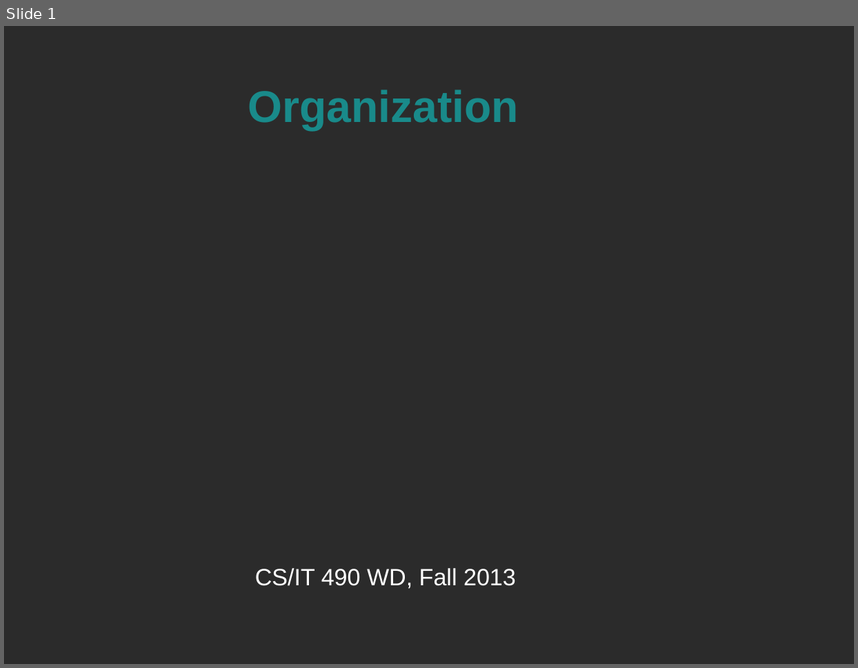
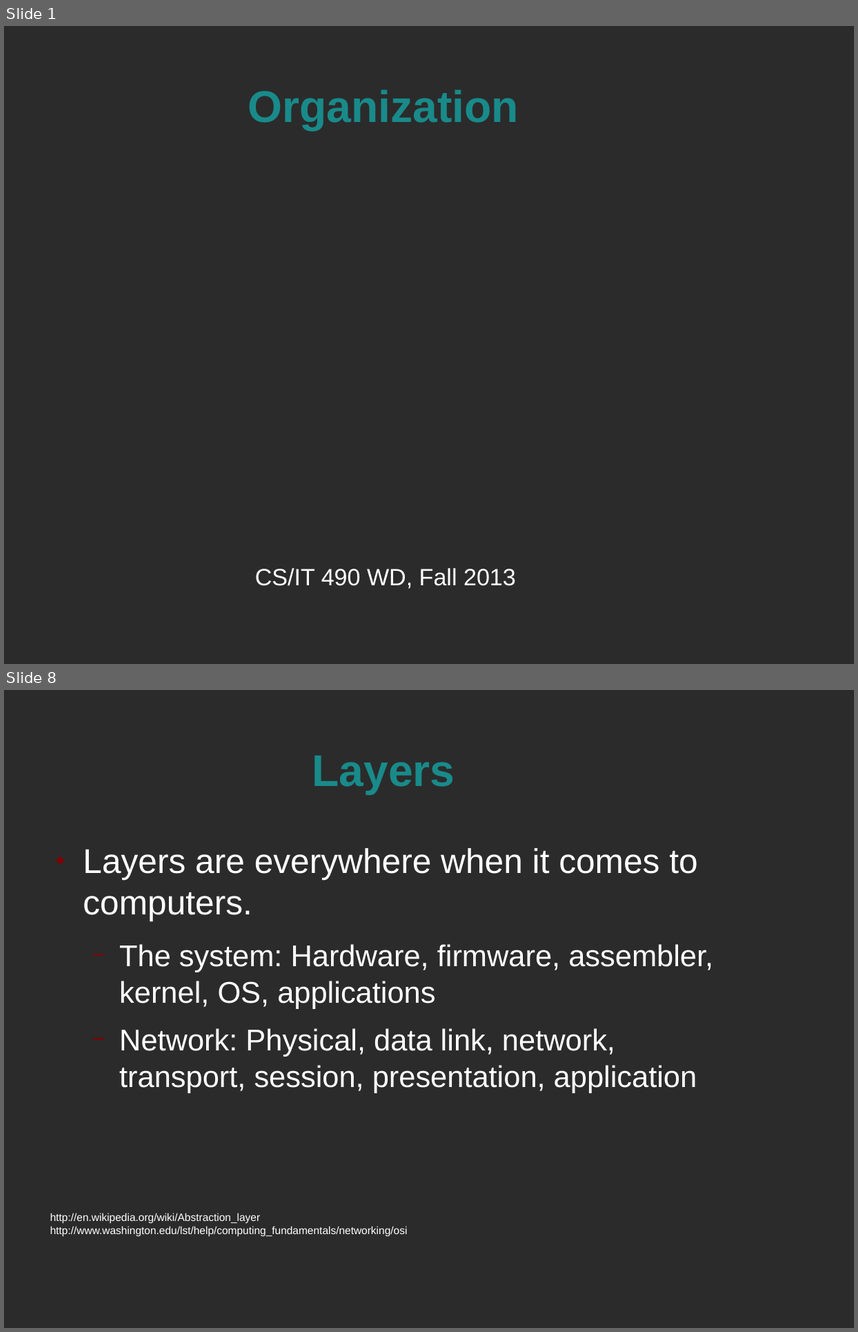
Before and after one commit to spellbindguy/Web-Development, a slide deck: Lectures/05 PHP/Organization.odp. Shown one above the other, each under a label of ours: slide 1 before the commit, slides 1 and 8 after it; the slides between them are not shown. The pictures are 858x668 and 858x1332 pixels, drawn with LibreOffice and Linux fonts; fonts in the diff are those of the drawing; background and template pictures are left out; a plain dark background stands for a picture behind light text. Boxes give left, top, right and bottom in pixels: in the first picture for what was removed or moved away, otherwise in the second. Text is boxed around its words. In the diff, an @@ line names an element or a change of style, - is before the commit and + after.

Commit message:
Layers and Frameworks, whee

```diff
--- a/Lectures/05 PHP/Organization.odp
+++ b/Lectures/05 PHP/Organization.odp
@@ slide 8 added at (4, 690, 854, 1328), background picture (left out) @@
@@ title added at (312, 756, 455, 794), 41.4 pt, text #198A8A, bold @@
+Layers
@@ text added at (83, 848, 713, 1093), 28 pt, text #FFFFFF @@
+● Layers are everywhere when it comes to computers.
+  − The system: Hardware, firmware, assembler, kernel, OS, applications
+  − Network: Physical, data link, network, transport, session, presentation, application
@@ text added at (50, 1212, 408, 1236), 10 pt, text #FFFFFF @@
+http://en.wikipedia.org/wiki/Abstraction_layer
+http://www.washington.edu/lst/help/computing_fundamentals/networking/osi
```
Also in this commit, not shown: 22 other slides added, 2 slides removed, 1 other file.
